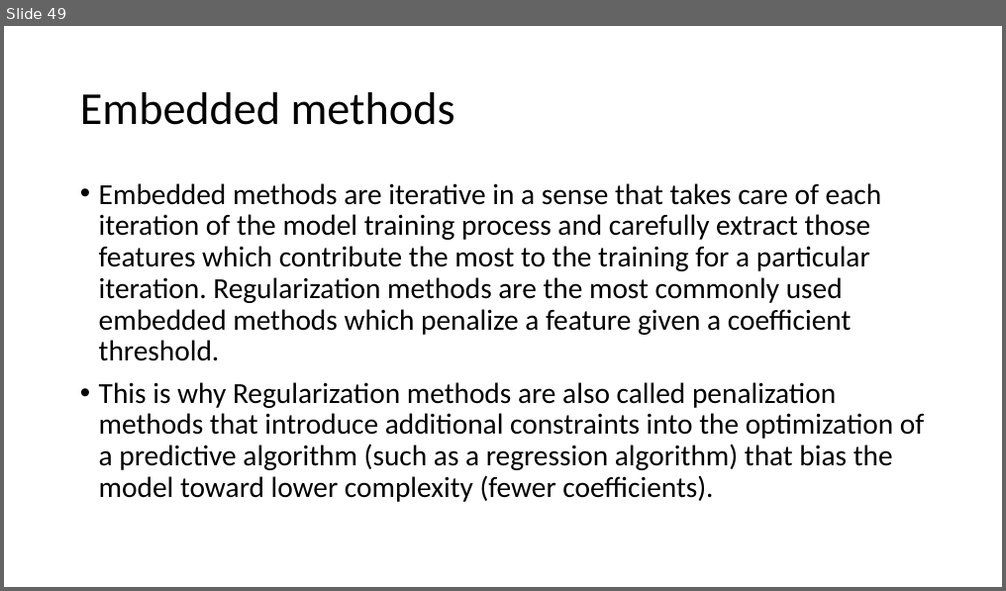
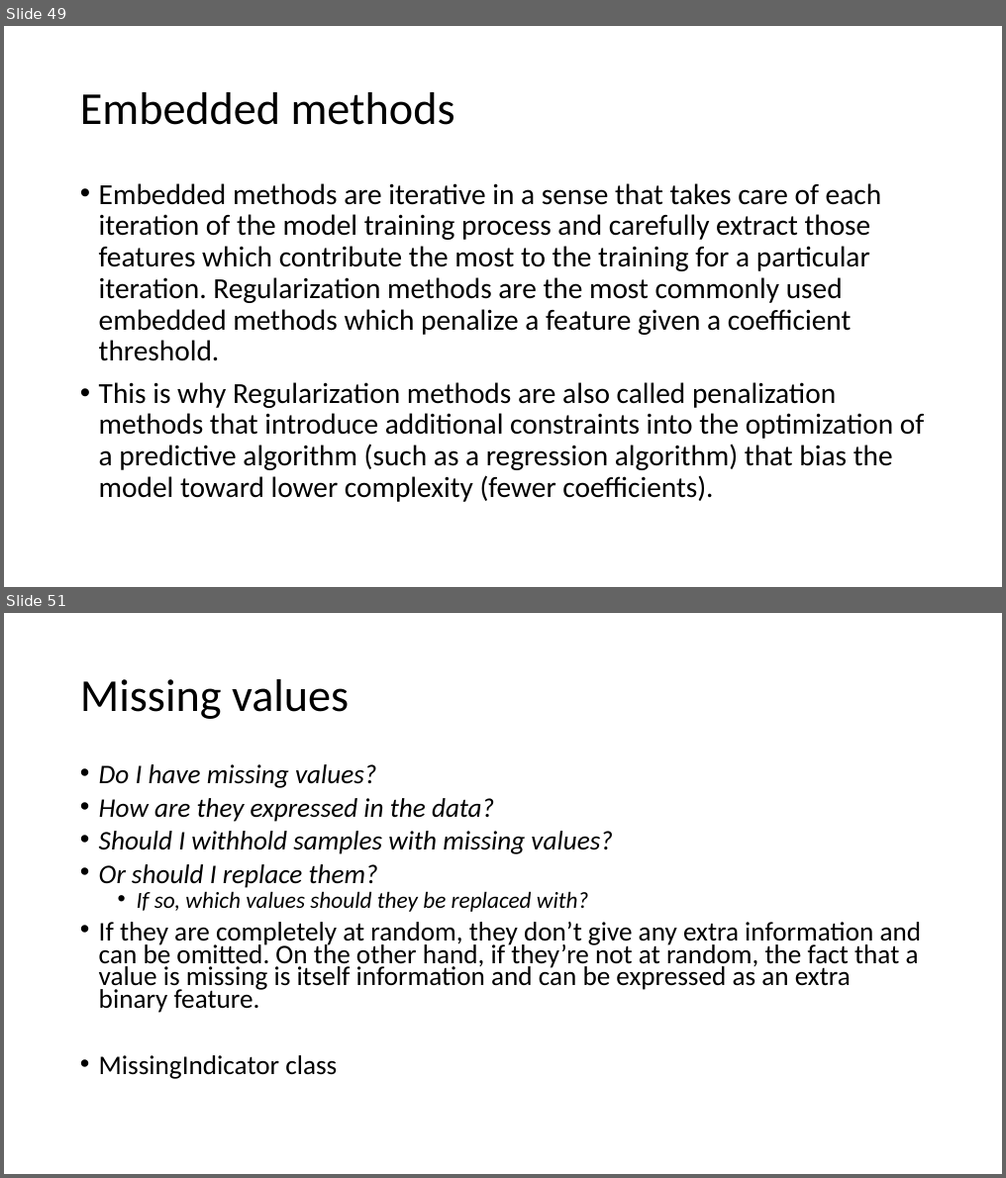
Before and after one commit to FranzGH/IoT_ML, a slide deck: Sklearn-UG.pptx. Shown one above the other, each under a label of ours: slide 49 before the commit, slides 49 and 51 after it; the slides between them are not shown. The pictures are 1006x591 and 1006x1178 pixels, drawn with LibreOffice and Linux fonts; fonts in the diff are those of the drawing. Boxes give left, top, right and bottom in pixels: in the first picture for what was removed or moved away, otherwise in the second. Text is boxed around its words. In the diff, an @@ line names an element or a change of style, - is before the commit and + after.

```diff
--- a/Sklearn-UG.pptx
+++ b/Sklearn-UG.pptx
@@ slide 51 added at (4, 613, 1002, 1174), background #FFFFFF @@
@@ title added at (80, 679, 349, 719), 44 pt, text #000000 @@
+Missing values
@@ text added at (99, 764, 922, 1079), 25.9 pt, text #000000 @@
+• Do I have missing values?
+• How are they expressed in the data?
+• Should I withhold samples with missing values?
+• Or should I replace them?
+  • If so, which values should they be replaced with?
+• If they are completely at random, they don’t give any extra information and can be omitted. On the other hand, if they’re not at random, the fact that a value is missing is itself information and can be expressed as an extra binary feature.
+• MissingIndicator class
```
Also in this commit, not shown: 7 other slides added, 14 other files.
